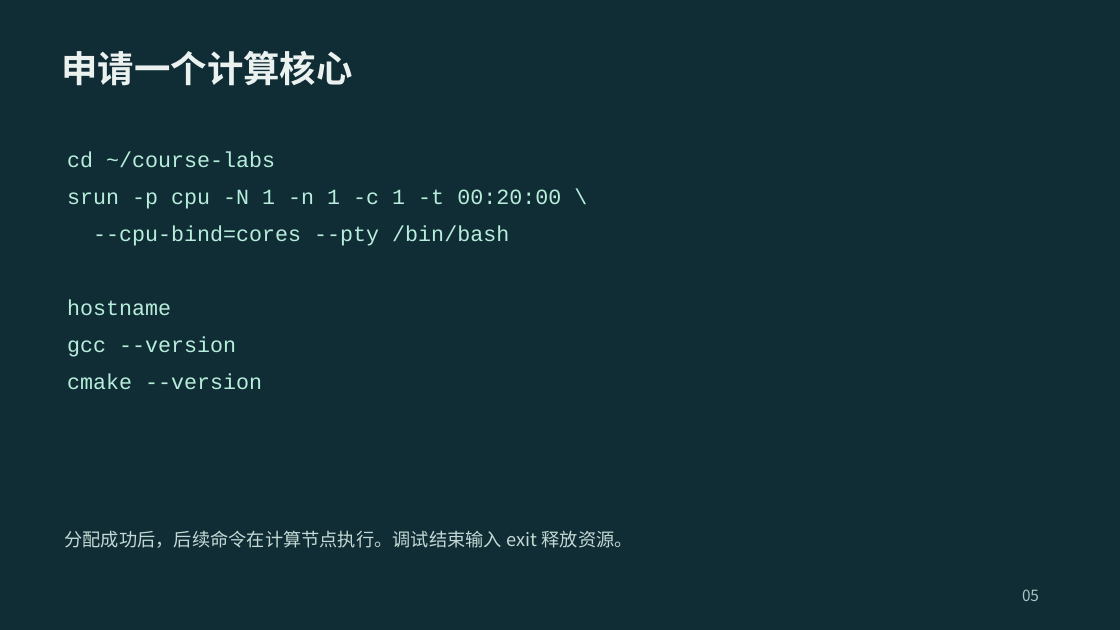
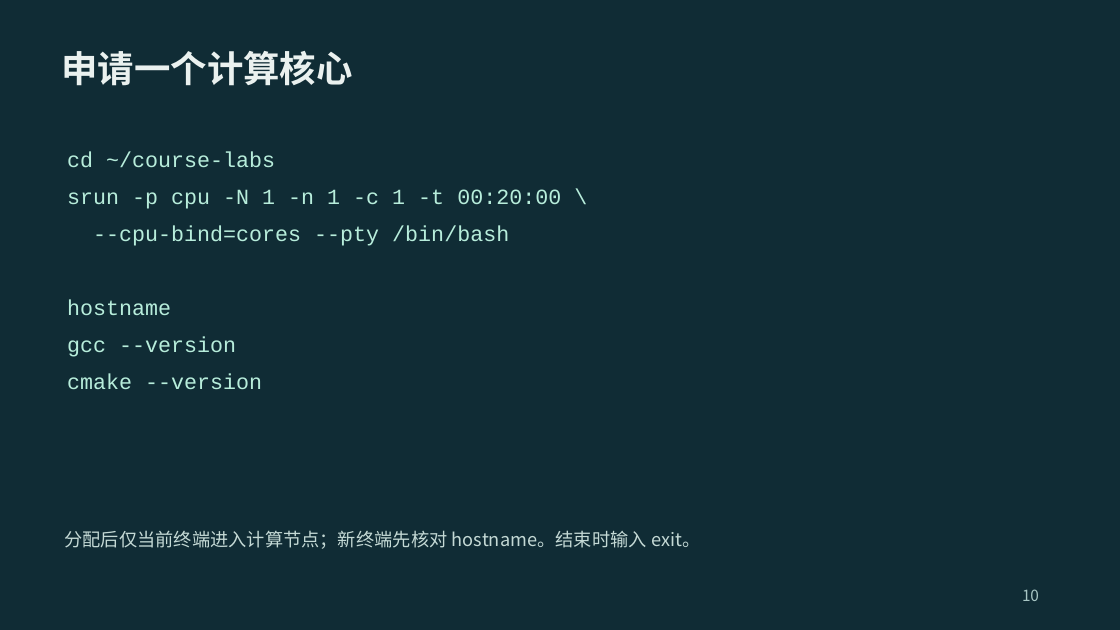
Before and after one commit to 2026-fall-calabs/calabs-2026-fall-starter, a slide deck: slide 10 of docs/交我算平台Lab运行指南-学生版.pptx (slide 5 before the commit). Drawn at 1120x630 pixels with LibreOffice and Linux fonts; fonts in the diff are those of the drawing. Boxes give left, top, right and bottom in pixels: in the first picture for what was removed or moved away, otherwise in the second. Text is boxed around its words. In the diff, an @@ line names an element or a change of style, - is before the commit and + after.

```diff
--- a/docs/交我算平台Lab运行指南-学生版.pptx
+++ b/docs/交我算平台Lab运行指南-学生版.pptx
@@ text at (64,530,700,549): text changed @@
-分配成功后，后续命令在计算节点执行。调试结束输入 exit 释放资源。
+分配后仅当前终端进入计算节点；新终端先核对 hostname。结束时输入 exit。
@@ text at (1022,589,1039,601): text changed @@
-05
+10
```
Also in this commit, not shown: 14 other slides changed, 7 slides added, 1 slide removed, 6 other files.
